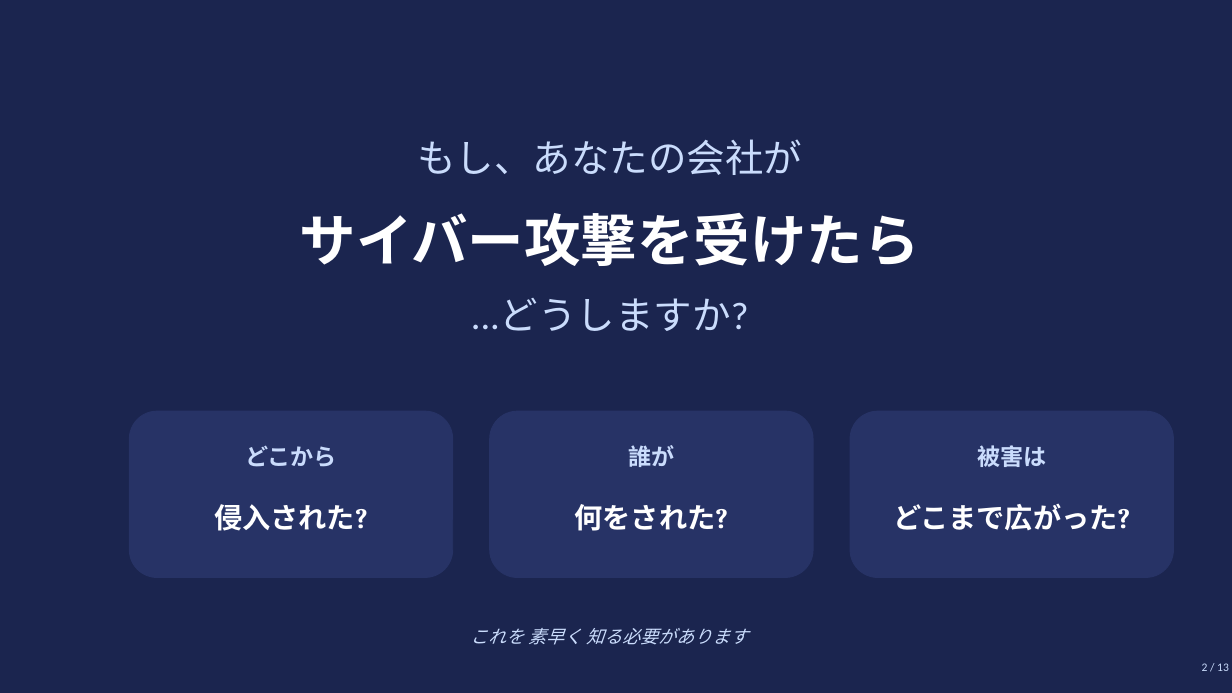
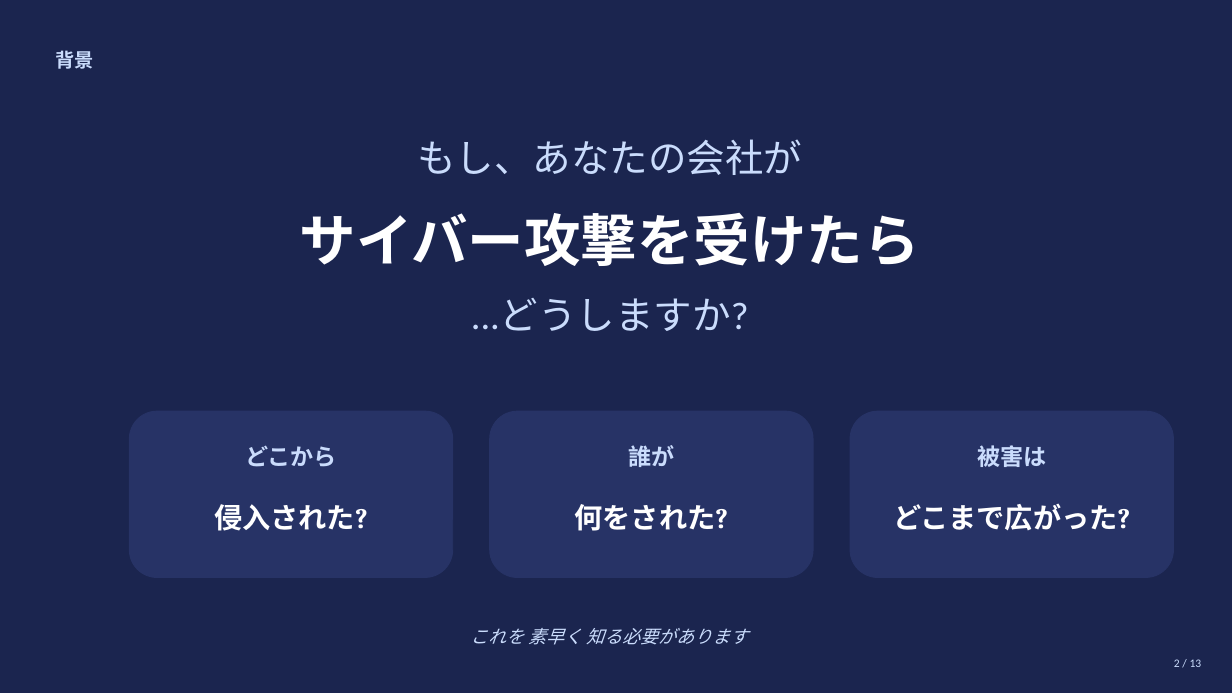
Before and after one commit to Assy2005/hayabusa-plus, a slide deck: slide 2 of docs/presentation/pptx/hayabusa-plus.pptx. Drawn at 1232x693 pixels with LibreOffice and Linux fonts; fonts in the diff are those of the drawing. Boxes give left, top, right and bottom in pixels: in the first picture for what was removed or moved away, otherwise in the second. Text is boxed around its words. In the diff, an @@ line names an element or a change of style, - is before the commit and + after.

```diff
--- a/docs/presentation/pptx/hayabusa-plus.pptx
+++ b/docs/presentation/pptx/hayabusa-plus.pptx
@@ text added at (55, 50, 93, 69), 15 pt, text #CADCFC, bold @@
+背景
@@ text "2 / 13": place and size @@
-text "2 / 13" at (1202, 663, 1229, 671)
+text "2 / 13" at (1174, 659, 1202, 667)
```
Also in this commit, not shown: 7 other slides changed, 5 slides added, 5 slides removed, 1 other file.
